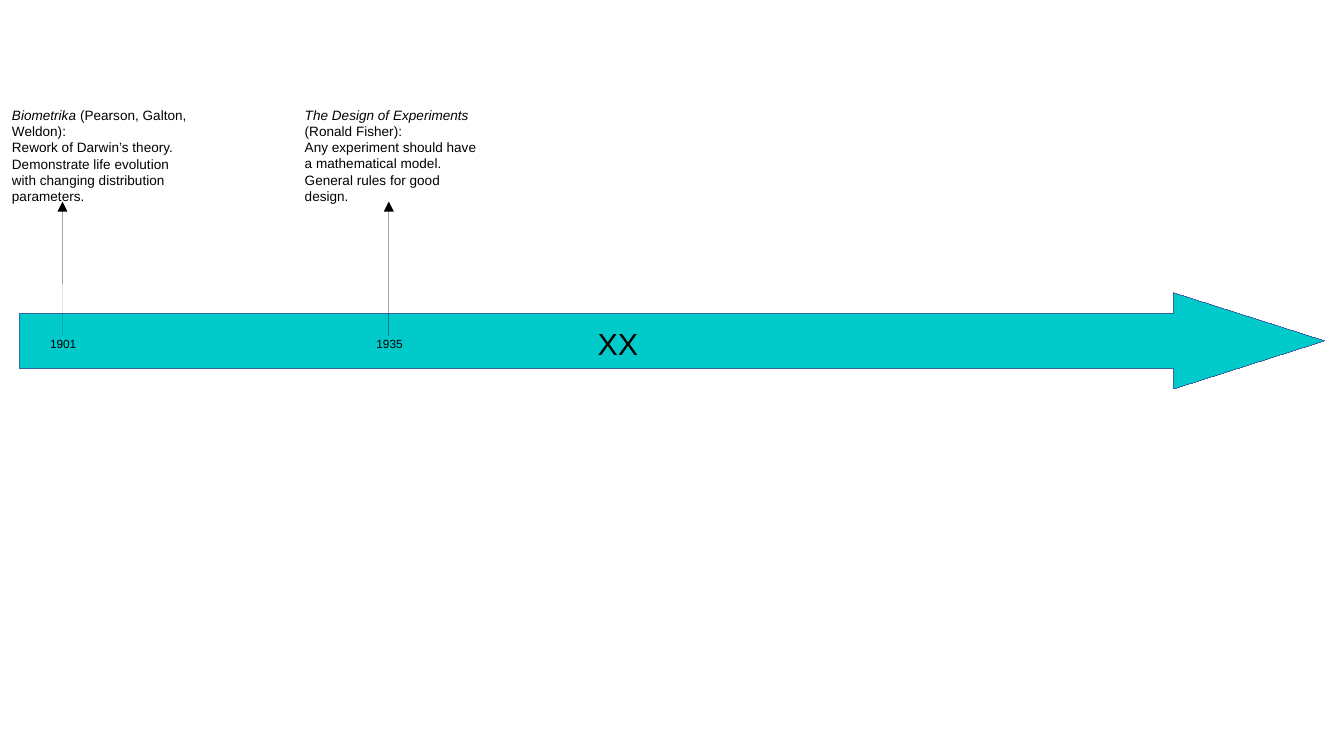
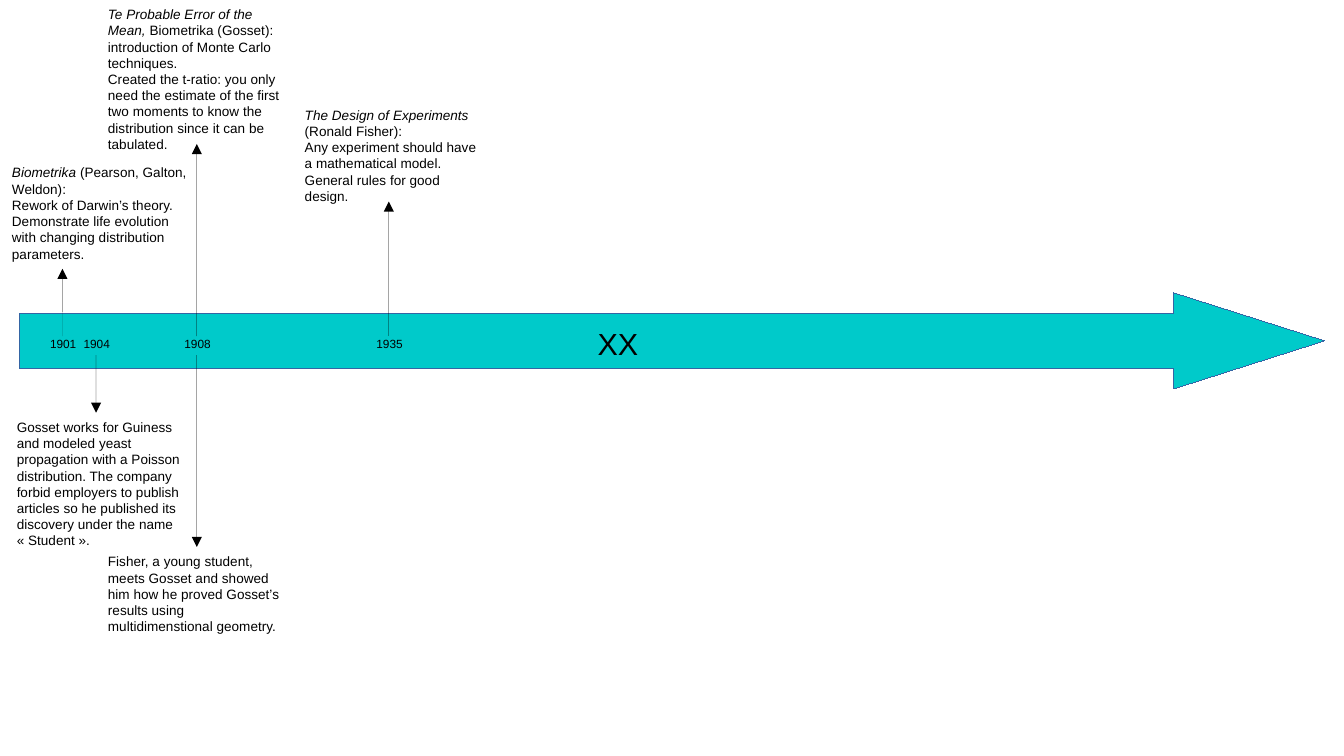
Before and after one commit to savoga/maths-for-data-science, a slide deck: slide 2 of Stats/history_stats.odp. Drawn at 1344x756 pixels with LibreOffice and Linux fonts; fonts in the diff are those of the drawing. Boxes give left, top, right and bottom in pixels: in the first picture for what was removed or moved away, otherwise in the second. Text is boxed around its words. In the diff, an @@ line names an element or a change of style, - is before the commit and + after.

Commit message:
history of stats

```diff
--- a/Stats/history_stats.odp
+++ b/Stats/history_stats.odp
@@ text added at <box>108,9,279,149</box>, 8 pt, text #000000 @@
+Te Probable Error of the Mean, Biometrika (Gosset): introduction of Monte Carlo techniques.
+Created the t-ratio: you only need the estimate of the first two moments to know the distribution since it can be tabulated.
@@ arrow added from (196, 337) to (196, 144), #000000 0 pt @@
@@ text "Biometrika (Pearson, Galton, Weldon):": place and size @@
-text "Biometrika (Pearson, Galton, Weldon):" at <box>12,110,187,204</box>
+text "Biometrika (Pearson, Galton, Weldon):" at <box>12,167,187,262</box>
@@ arrow moved from (62, 337) - (62, 201) to (62, 337) - (62, 268) @@
@@ text added at <box>84,339,110,348</box>, 7 pt, text #000000 @@
+1904
@@ arrow added from (96, 355) to (96, 413), #000000 0 pt @@
@@ text added at <box>184,339,210,348</box>, 7 pt, text #000000 @@
+1908
@@ arrow added from (196, 355) to (196, 548), #000000 0 pt @@
@@ text added at <box>17,422,179,545</box>, 8 pt, text #000000 @@
+Gosset works for Guiness and modeled yeast propagation with a Poisson distribution. The company forbid employers to publish articles so he published its discovery under the name « Student ».
@@ text added at <box>108,556,279,634</box>, 8 pt, text #000000 @@
+Fisher, a young student, meets Gosset and showed him how he proved Gosset’s results using multidimenstional geometry.
```
